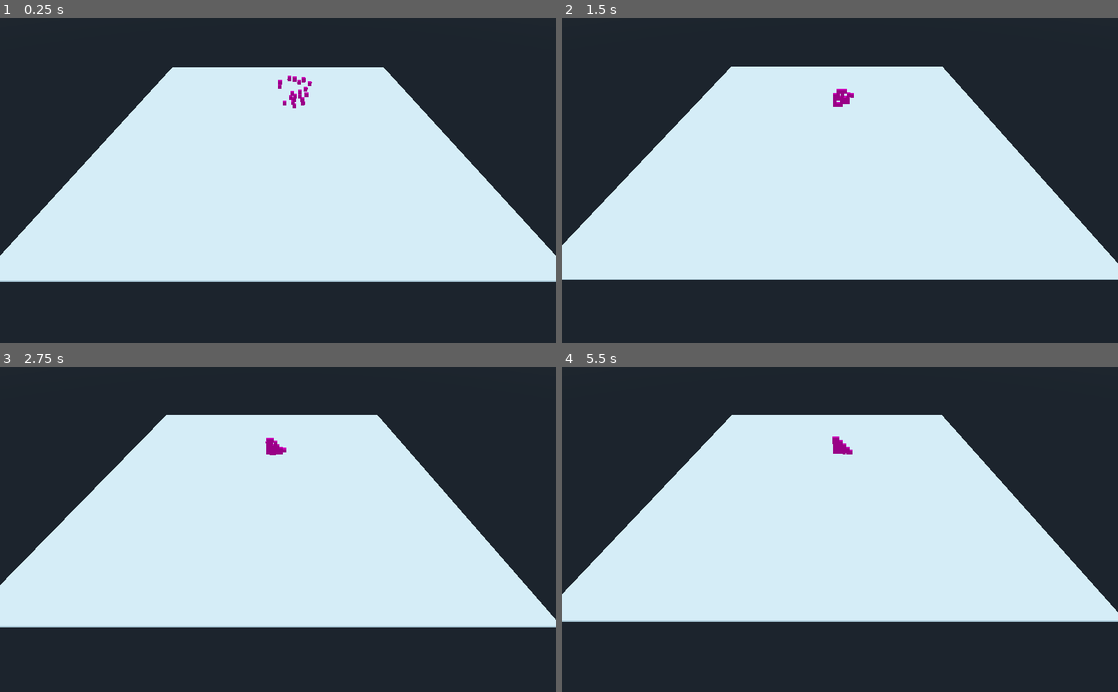
Above: before the commit, frames 1-4 (two rows, left to right).
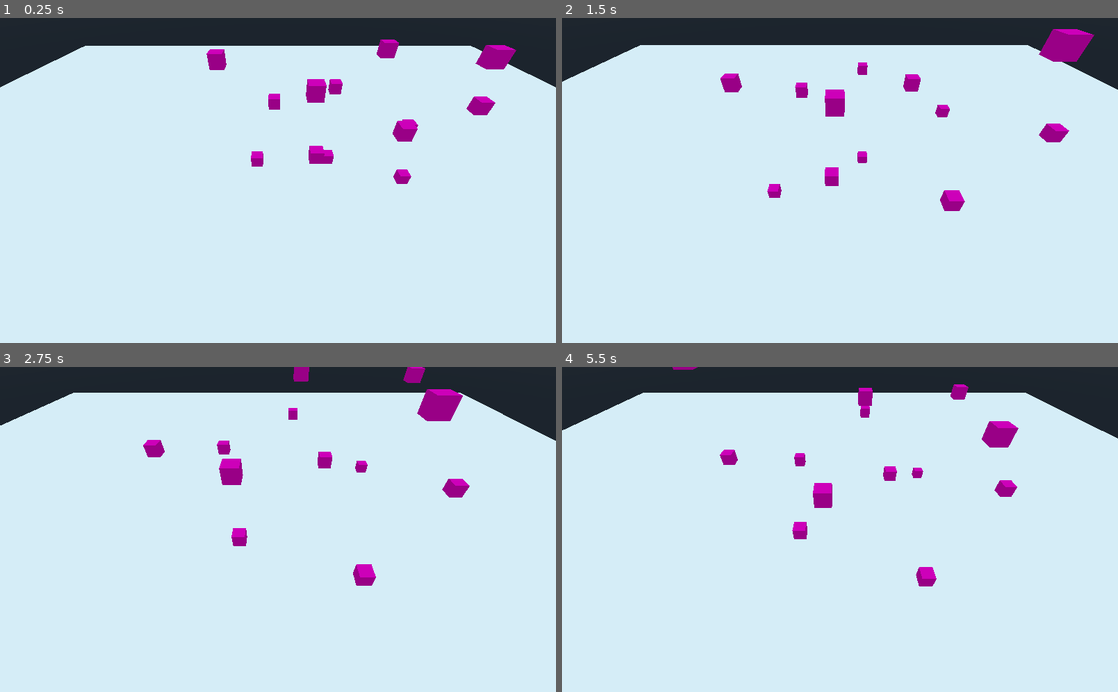
Above: after the commit, the same moments.

Repository: AndiRau/shepherdsPath
Game: Godot game, scene res://scenes/TestScene.tscn
The game is run twice, just before and just after one commit, with the same random seed, the same clock (stepped at 60 frames per second) and the same inputs.
Inputs (mouse positions are in pixels of both pictures, inside the frame that each line leads up to):
- Up to frame 1 (0.25 s): no input
- Up to frame 2 (1.5 s): tap Enter at 0.5 s; move the mouse to (962, 164) at 0.52 s; hold D 0.53-1.25 s; tap Q at 0.6 s; click (962, 164) at 0.67 s; drag from (728, 196) to (812, 245) at 1.27 s
- Up to frame 3 (2.75 s): move the mouse to (333, 458) at 2.02 s; hold D from 2.03 s (still down); tap Q at 2.1 s
- Up to frame 4 (5.5 s): release D at 2.75 s; drag from (812, 594) to (673, 480) at 2.77 s; move the mouse to (1006, 578) at 3.52 s; hold A 3.53-4.25 s; tap Q at 3.6, 5.1 s; drag from (673, 480) to (756, 448) at 4.27 s; move the mouse to (867, 529) at 5.02 s; hold S from 5.03 s (still down); click (867, 529) at 5.17 s

The runs differ from the first frame. In frame 1, 43% of the frame differs, in the area x 0-100%, y 6-100%; in frame 2, 44%; in frame 3, 45%; in frame 4, 46%, in the area x 0-100%, y 0-100%.

Commit message:
still problem with sheep doing the attraction thing

Diff:
--- a/ShepherdsPath/code/Sheep.gd
+++ b/ShepherdsPath/code/Sheep.gd
@@ -20,12 +20,11 @@
 	randomize()
 	_velocity = Vector3(rand_range(-1, 1), rand_range(-1, 1), rand_range(-1,1)).normalized() * max_speed
 
-func _on_FlockView_body_entered(body: PhysicsBody2D):
+func _on_FlockView_body_entered(body: PhysicsBody):
 	if self != body:
 		_flock.append(body)
 
-
-func _on_FlockView_body_exited(body: PhysicsBody2D):
+func _on_FlockView_body_exited(body: PhysicsBody):
 	_flock.remove(_flock.find(body))
 
 
@@ -42,6 +41,7 @@
 	if _mouse_target != Vector3.INF:
 		mouse_vector = global_transform.origin.direction_to(_mouse_target) * max_speed * mouse_follow_force
 
+
 	# get cohesion, alginment, and separation vectors
 	var vectors = get_flock_status(_flock)
 
@@ -52,7 +52,7 @@
 
 	var acceleration = cohesion_vector + align_vector + separation_vector + mouse_vector
 
-	var global_direction = Vector3(0,0,1)
+	var global_direction = Vector3(1,0,0)
 	var local_direction = global_direction.rotated(Vector3(0,1,0), rotation.y)
 	_velocity = (local_direction + acceleration)
 
@@ -65,15 +65,20 @@
 	var align_vector: = Vector3()
 	var avoid_vector: = Vector3()
 
+
 	for f in flock:
-		var neighbor_pos: Vector3 = f.global_position
+		var neighbor_pos: Vector3 = f.global_transform.origin
 
 		align_vector += f._velocity
 		flock_center += neighbor_pos
 
+
 		var d = global_transform.origin.distance_to(neighbor_pos)
+
 		if d > 0 and d < avoid_distance:
 			avoid_vector -= (neighbor_pos - global_transform.origin).normalized() * (avoid_distance / d * max_speed)
+
+
 
 	var flock_size = flock.size()
 	if flock_size:
--- /dev/null
+++ b/ShepherdsPath/code/ViewRadius.gd
@@ -0,0 +1,16 @@
+extends CollisionShape
+
+
+# Declare member variables here. Examples:
+# var a = 2
+# var b = "text"
+
+
+# Called when the node enters the scene tree for the first time.
+func _ready():
+	shape.radius = get_parent().get_parent().view_distance
+
+
+# Called every frame. 'delta' is the elapsed time since the previous frame.
+#func _process(delta):
+#	pass
--- a/ShepherdsPath/scenes/TestScene.tscn
+++ b/ShepherdsPath/scenes/TestScene.tscn
@@ -19,7 +19,7 @@
 material/0 = null
 
 [node name="Camera" type="Camera" parent="."]
-transform = Transform( 1, 0, 0, 0, 0.712345, 0.70183, 0, -0.70183, 0.712345, 0, 66.0117, 131.643 )
+transform = Transform( 1, 0, 0, 0, 0.712345, 0.70183, 0, -0.70183, 0.712345, 0, 22.7882, 34.3717 )
 near = 0.15
 far = 272.2
 script = ExtResource( 3 )
--- a/ShepherdsPath/scenes/sheep.tscn
+++ b/ShepherdsPath/scenes/sheep.tscn
@@ -1,23 +1,38 @@
-[gd_scene load_steps=5 format=2]
+[gd_scene load_steps=7 format=2]
 
 [ext_resource path="res://code/Sheep.gd" type="Script" id=1]
-
-[sub_resource type="BoxShape" id=3]
+[ext_resource path="res://code/ViewRadius.gd" type="Script" id=2]
 
 [sub_resource type="CubeMesh" id=1]
 
 [sub_resource type="SpatialMaterial" id=2]
 albedo_color = Color( 1, 0, 0.631373, 1 )
 
+[sub_resource type="CapsuleShape" id=4]
+radius = 1.374
+
+[sub_resource type="BoxShape" id=3]
+
 [node name="Sheep" type="KinematicBody"]
 script = ExtResource( 1 )
-_width = 20.0
-_height = 20.0
-
-[node name="CollisionShape" type="CollisionShape" parent="."]
-shape = SubResource( 3 )
+max_speed = 100.0
+_width = 100.0
+_height = 100.0
 
 [node name="MeshInstance" type="MeshInstance" parent="."]
 mesh = SubResource( 1 )
 skeleton = NodePath("../..")
 material/0 = SubResource( 2 )
+
+[node name="FlockView" type="Area" parent="."]
+
+[node name="ViewRadius" type="CollisionShape" parent="FlockView"]
+transform = Transform( 1, 0, 0, 0, 1, 0, 0, 0, 1, 0, -0.0394641, 0 )
+shape = SubResource( 4 )
+script = ExtResource( 2 )
+
+[node name="CollisionShape" type="CollisionShape" parent="."]
+shape = SubResource( 3 )
+
+[connection signal="body_entered" from="FlockView" to="." method="_on_FlockView_body_entered"]
+[connection signal="body_exited" from="FlockView" to="." method="_on_FlockView_body_exited"]
